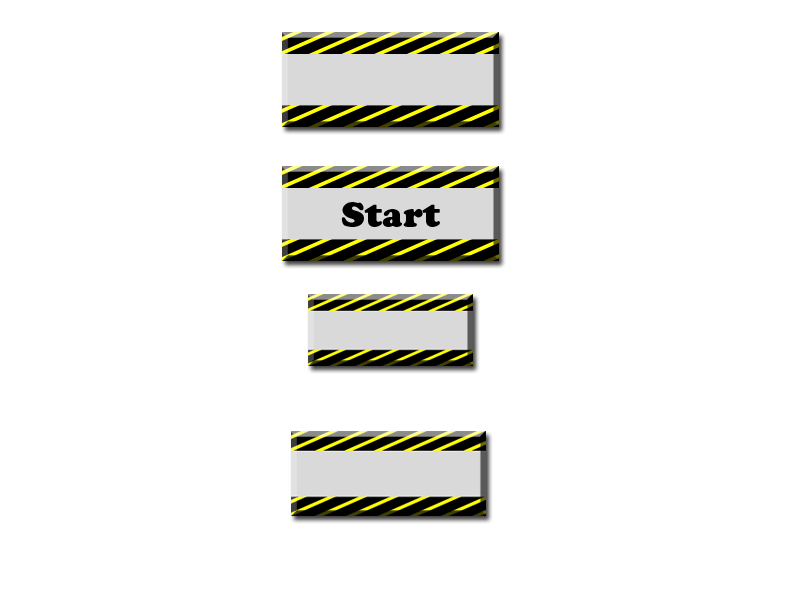
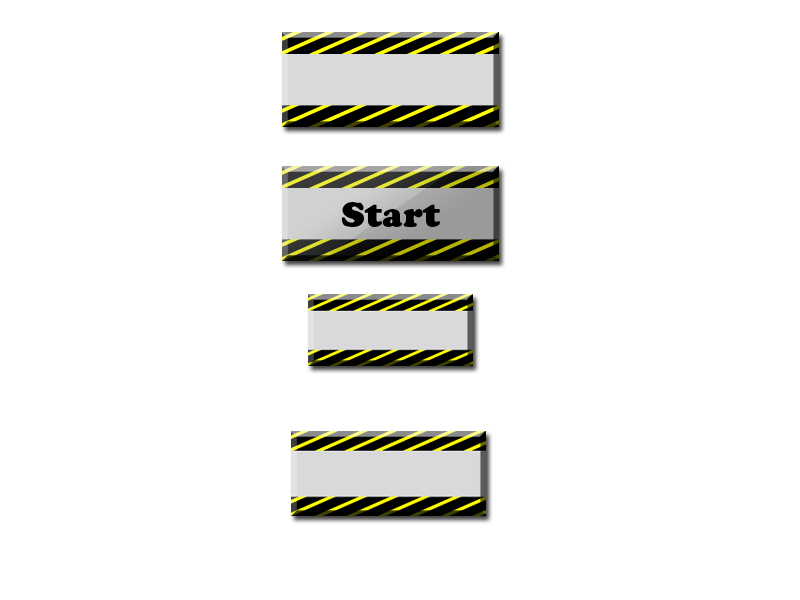
Comparing the layer stacks of the two 800 x 600 images. Changes:
pixels changed over [282, 166, 499, 261] (layer not identified)
